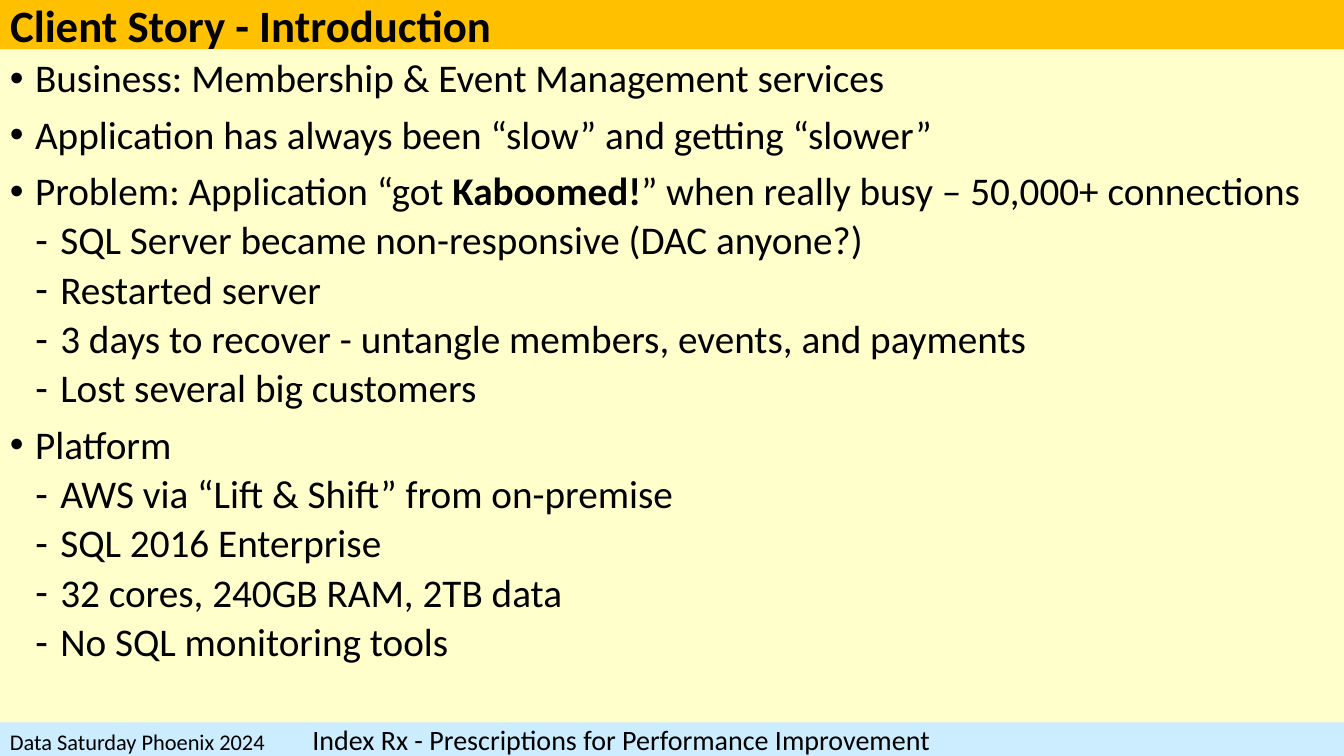
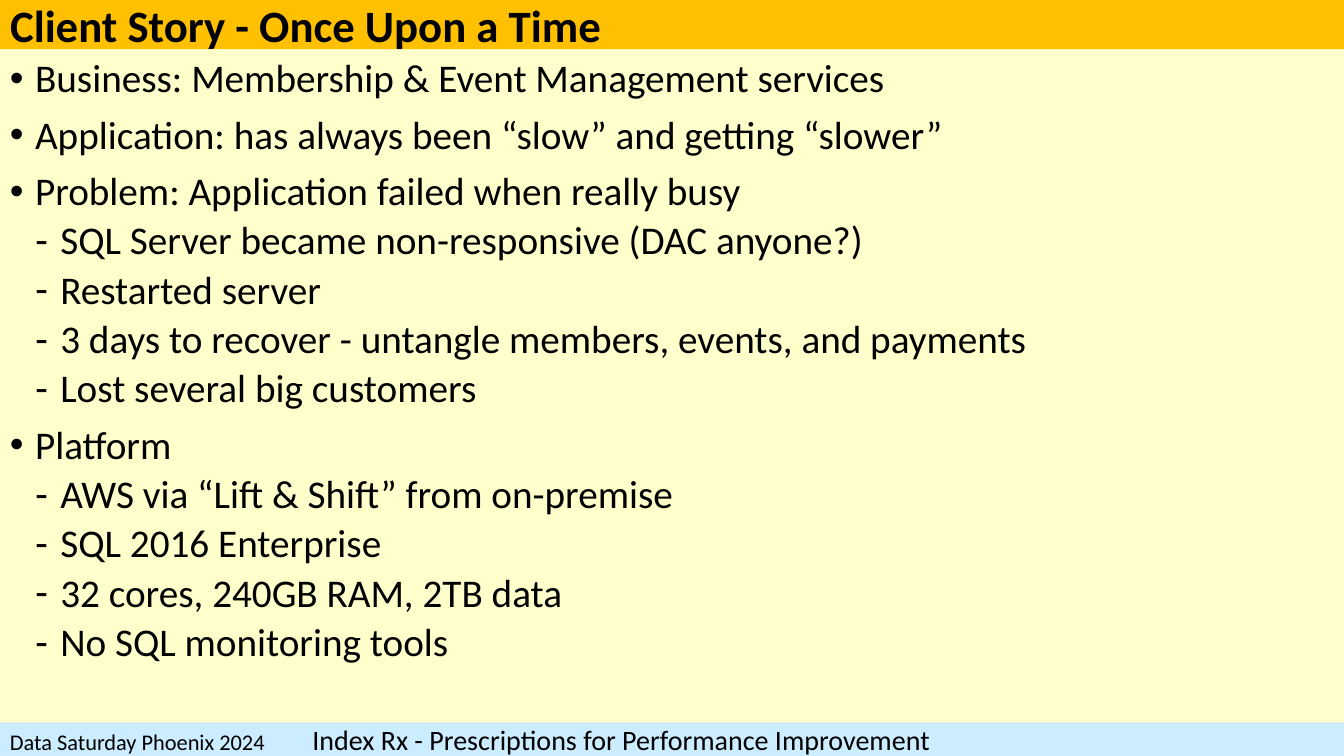
Before and after one commit to SQLXL/SQLXL, a slide deck: slide 5 of SQLXL_Index.pptx (slide 8 before the commit). Drawn at 1344x756 pixels with LibreOffice and Linux fonts; fonts in the diff are those of the drawing. Boxes give left, top, right and bottom in pixels: in the first picture for what was removed or moved away, otherwise in the second. Text is boxed around its words. In the diff, an @@ line names an element or a change of style, - is before the commit and + after.

```diff
--- a/SQLXL_Index.pptx
+++ b/SQLXL_Index.pptx
@@ title at (10,10,601,54): text changed @@
-Client Story - Introduction
+Client Story - Once Upon a Time
@@ text at (35,121,942,212): text changed @@
-• Application has always been “slow” and getting “slower”
-• Problem: Application “got Kaboomed!” when really busy – 50,000+ connections
+• Application: has always been “slow” and getting “slower”
+• Problem: Application failed when really busy
```
Also in this commit, not shown: 44 other slides changed, 1 slide added, 10 slides removed, 1 other file.
